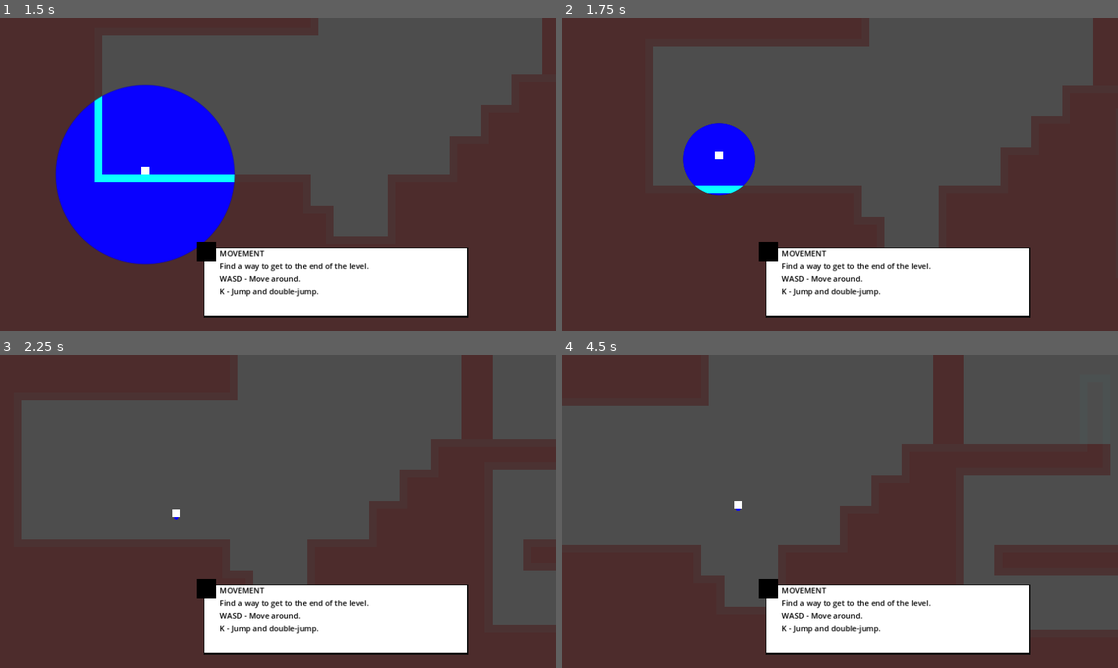
Above: before the commit, frames 1-4 (two rows, left to right).
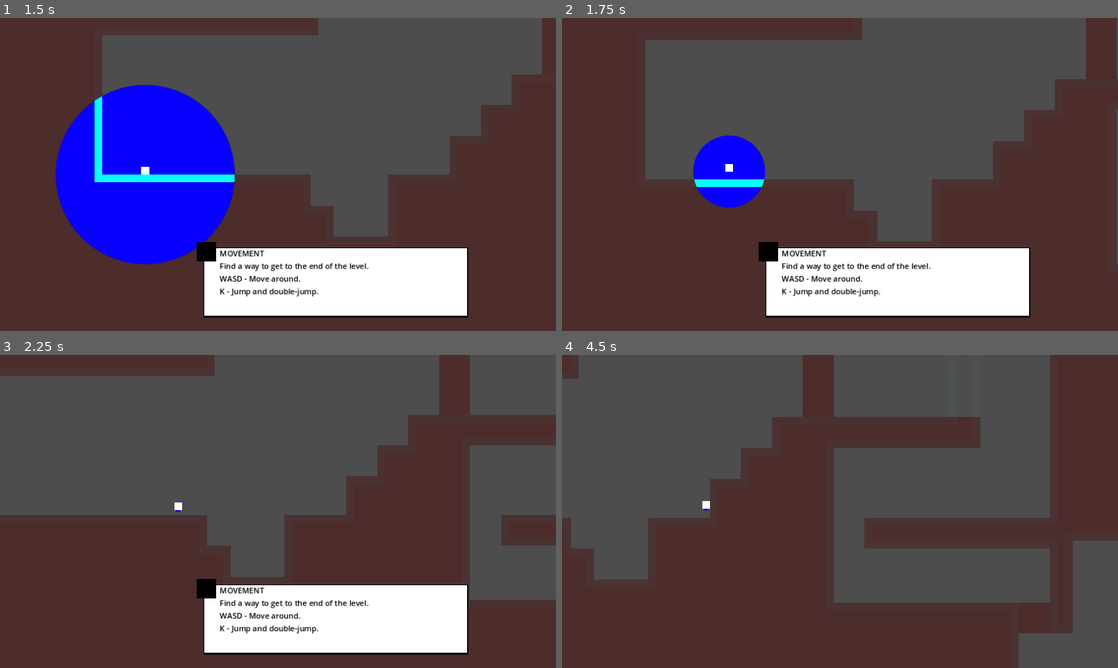
Above: after the commit, the same moments.

Repository: gogwilt/secrets-game-jam
Game: Godot game, scene res://main.tscn
Two runs of this game, one before a commit and one after it. Both use one fixed random seed, a clock stepped at 60 frames per second and the inputs below.
Inputs:
- Up to frame 1 (1.5 s): click "The Duchess (Level 1)" at 0.5 s; hold D (move_right) from 1.28 s (still down); hold Z (swap_layers) from 1.28 s (still down)
- Up to frame 2 (1.75 s): keep holding D (move_right); keep holding Z (swap_layers); tap Space (jump) at 1.52 s; tap L (boost, bound only after the commit) at 1.55 s
- Up to frame 3 (2.25 s): keep holding D (move_right); tap Space (jump) at 1.82 s; release Z (swap_layers) at 2.03 s; tap L (boost, bound only after the commit) at 2.1 s
- Up to frame 4 (4.5 s): tap Space (jump) at 2.27, 2.3, 2.57, 3.77, 4.07 s; release D (move_right) at 2.78 s; hold A (move_left) 2.78-3.53 s; hold Space (jump) 2.78-3.53 s; tap Z (swap_layers) at 3.05, 3.6 s; hold D (move_right) from 3.53 s (still down); tap L (boost, bound only after the commit) at 3.8, 4.35 s; hold Space (jump) from 4.28 s (still down)

Frame 1 is identical in both runs. In frame 2, 5.8% of the frame differs, in the area x 15-100%, y 0-79%; in frame 3, 20%; in frame 4, 51%, in the area x 0-100%, y 0-100%.

Commit message:
Give boost a dedicated key

Diff:
--- a/player/states/boost_state.gd
+++ b/player/states/boost_state.gd
@@ -7,7 +7,6 @@
 func enter(prev_state: String, data:= {"boost_charged": false}) -> void:
 	var speed = Player.BOOST_SPEED_UNCHARGED
 	var time = Player.BOOST_TIME_UNCHARGED
-	print(data)
 	if data.boost_charged:
 		speed = Player.BOOST_SPEED_CHARGED
 		time = Player.BOOST_TIME_CHARGED
@@ -18,7 +17,7 @@
 	if direction.length_squared() > 0:
 		player.velocity = speed * direction.normalized()
 	else:
-		player.velocity = Vector2(0, -speed)
+		player.velocity = Vector2(speed * player.current_direction, 0)
 
 func exit() -> void:
 	$Timer.stop()
--- a/player/states/falling_state.gd
+++ b/player/states/falling_state.gd
@@ -4,11 +4,8 @@
 @export var ground_state: State
 @export var boost_state: State
 
-const DOUBLE_JUMPS = 1
-var double_jumps_remaining: int
-
 func enter(prev_state: String, data:= {}) -> void:
-	double_jumps_remaining = DOUBLE_JUMPS
+	pass
 
 func exit() -> void:
 	pass
@@ -51,14 +48,7 @@
 	player.move_and_slide()
 
 func update(delta: float) -> void:
-	if Input.is_action_just_pressed("jump") and double_jumps_remaining > 0:
-		double_jumps_remaining -= 1
-		#player.velocity.y = Player.JUMP_VELOCITY
+	if Input.is_action_just_pressed("boost"):
 		finished.emit(boost_state.name,{"boost_charged": player.dimension_boost_charged})
 		if player.dimension_boost_charged:
 			player.use_boost()
-
-	if Input.is_action_just_pressed("swap_layers") and player.dimension_boost_charged:
-		player.use_boost()
-		finished.emit(boost_state.name)
-		return
--- a/player/states/ground_state.gd
+++ b/player/states/ground_state.gd
@@ -49,9 +49,9 @@
 		finished.emit(falling_state.name)
 		return
 
-	if Input.is_action_just_pressed("swap_layers") and player.dimension_boost_charged:
-		# Levitate slightly off ground
+	if Input.is_action_just_pressed("boost"):
 		player.position.y -= 10
-		player.use_boost()
-		finished.emit(boost_state.name)
-		return
+
+		finished.emit(boost_state.name,{"boost_charged": player.dimension_boost_charged})
+		if player.dimension_boost_charged:
+			player.use_boost()
--- a/project.godot
+++ b/project.godot
@@ -81,3 +81,8 @@
 , Object(InputEventJoypadButton,"resource_local_to_scene":false,"resource_name":"","device":-1,"button_index":6,"pressure":0.0,"pressed":false,"script":null)
 ]
 }
+boost={
+"deadzone": 0.5,
+"events": [Object(InputEventKey,"resource_local_to_scene":false,"resource_name":"","device":-1,"window_id":0,"alt_pressed":false,"shift_pressed":false,"ctrl_pressed":false,"meta_pressed":false,"pressed":false,"keycode":0,"physical_keycode":76,"key_label":0,"unicode":108,"location":0,"echo":false,"script":null)
+]
+}
